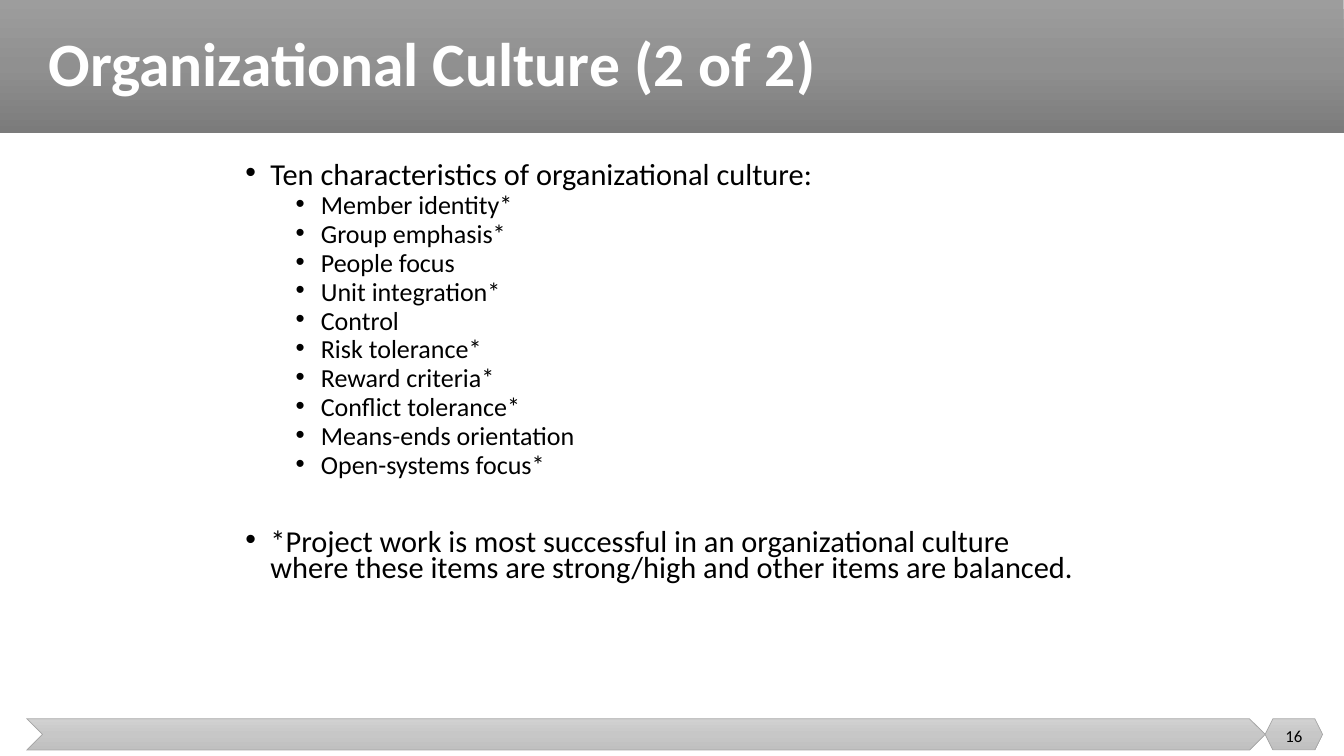
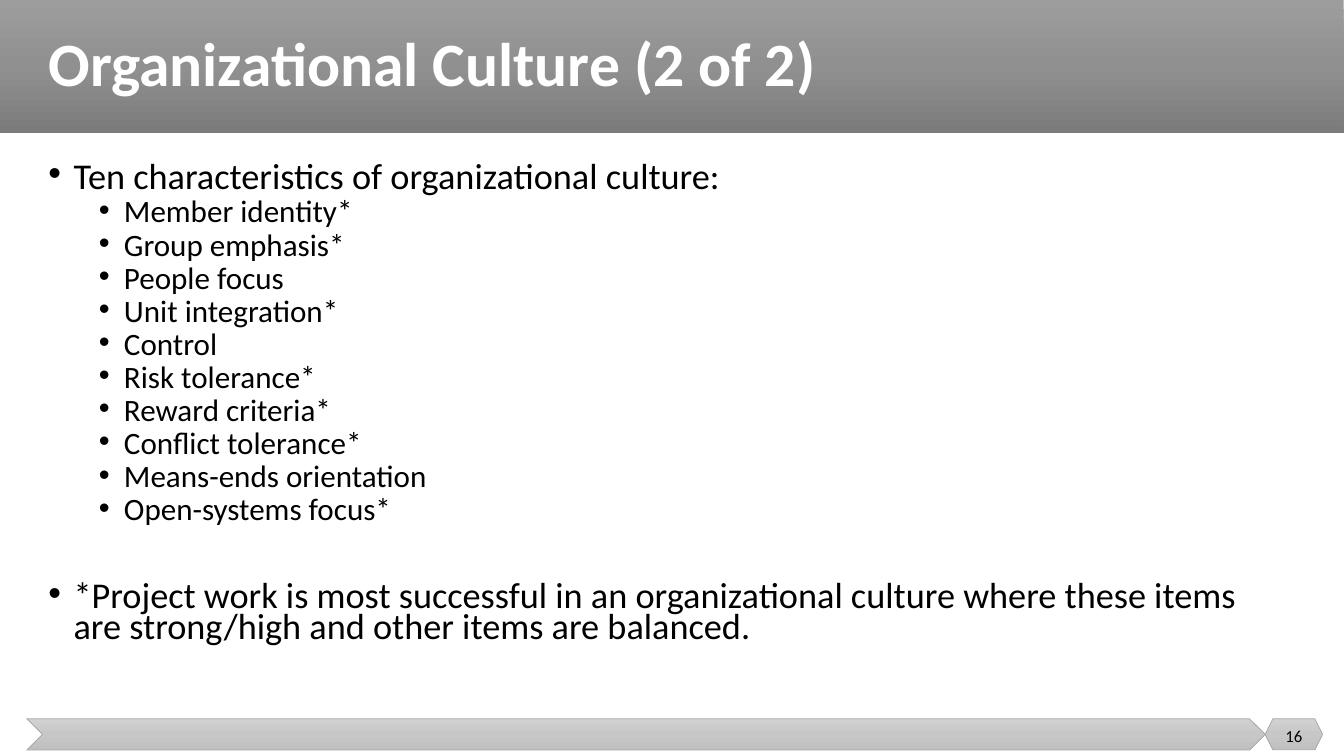
Before and after one commit to malenezi/malenezi, a slide deck: slide 16 of SE423/Lectures/2-SE Context/Project Management and SE Context.pptx. Drawn at 1344x756 pixels with LibreOffice and Linux fonts; fonts in the diff are those of the drawing. Boxes give left, top, right and bottom in pixels: in the first picture for what was removed or moved away, otherwise in the second. Text is boxed around its words. In the diff, an @@ line names an element or a change of style, - is before the commit and + after.

```diff
--- a/SE423/Lectures/2-SE Context/Project Management and SE Context.pptx
+++ b/SE423/Lectures/2-SE Context/Project Management and SE Context.pptx
@@ text "Ten characteristics of organizational culture:" moved from (x1=270, y1=164, x2=1073, y2=584) to (x1=74, y1=163, x2=1235, y2=646) @@
@@ text "Ten characteristics of organizational culture:" at (x1=74, y1=163, x2=1235, y2=646): size 21.7 to 25.9 pt in "Ten characteristics of organizational culture:", "*Project work is most successful in an ..."; size 18.6 to 22.2 pt in "Member identity*", "Group emphasis*", "People focus", "Unit integration*" and 6 more places @@
```
Also in this commit, not shown: 9 other slides changed, 3 other files.
